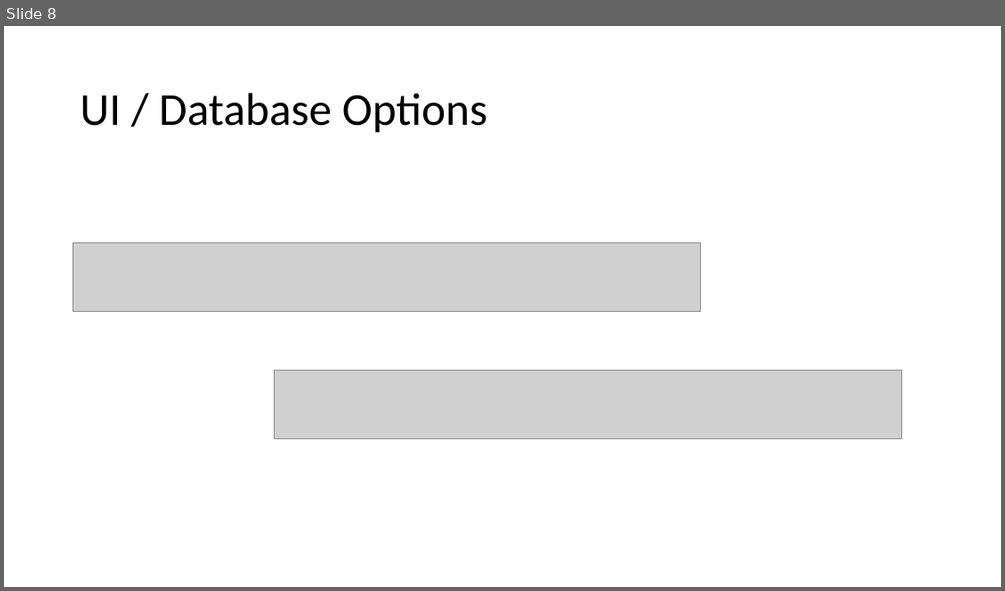
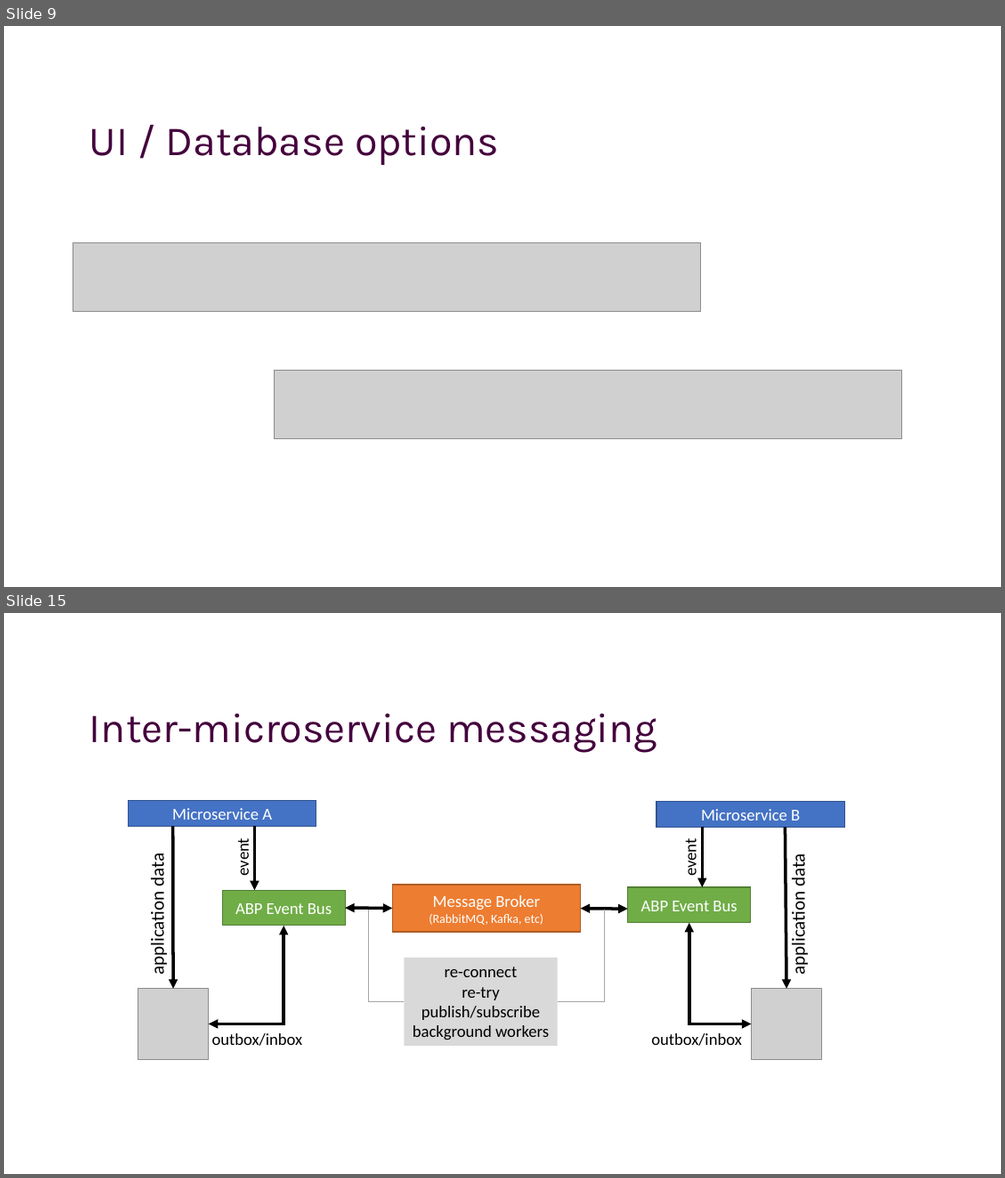
Before and after one commit to hikalkan/presentations, a slide deck: 2022-09-22 Dotnet Community Standup/ABP-Framework.pptx. Shown one above the other, each under a label of ours: slide 8 before the commit, slides 9 and 15 after it; the slides between them are not shown. The pictures are 1005x591 and 1005x1178 pixels, drawn with LibreOffice and Linux fonts; fonts in the diff are those of the drawing; grey boxes stand for pictures; background and template pictures are left out. Boxes give left, top, right and bottom in pixels: in the first picture for what was removed or moved away, otherwise in the second. Text is boxed around its words. In the diff, an @@ line names an element or a change of style, - is before the commit and + after.

```diff
--- a/2022-09-22 Dotnet Community Standup/ABP-Framework.pptx
+++ b/2022-09-22 Dotnet Community Standup/ABP-Framework.pptx
@@ slide 15 added at box(4, 613, 1001, 1174), background picture (left out) @@
@@ title added at box(89, 714, 657, 752), 40 pt, text #44013C @@
+Inter-microservice messaging
@@ rectangle added at box(128, 800, 316, 826), fill #4472C4, outline #325491 1 pt, 16 pt, text #FFFFFF @@
+Microservice A
@@ arrow added from (173, 826) to (173, 989), #000000 3 pt @@
@@ arrow added from (254, 826) to (254, 891), #000000 3 pt @@
@@ rectangle added at box(657, 801, 845, 827), fill #4472C4, outline #325491 1 pt, 16 pt, text #FFFFFF @@
+Microservice B
@@ text added at box(233, 842, 253, 875), 16 pt, text #000000 @@
+event
@@ text added at box(680, 843, 701, 876), 16 pt, text #000000 @@
+event
@@ arrow added from (703, 827) to (703, 887), #000000 3 pt @@
@@ arrow added from (785, 827) to (787, 989), #000000 3 pt @@
@@ text added at box(146, 856, 170, 972), 18 pt, text #000000 @@
+application data
@@ text added at box(787, 856, 810, 972), 18 pt, text #000000 @@
+application data
@@ rectangle added at box(222, 891, 345, 925), fill #70AD47, outline #538035 1 pt, 16 pt, text #FFFFFF @@
+ABP Event Bus
@@ rectangle added at box(392, 884, 581, 932), fill #ED7D31, outline #AF5C24 1 pt, 12 pt, text #FFFFFF @@
+Message Broker
+(RabbitMQ, Kafka, etc)
@@ rectangle added at box(628, 887, 751, 923), fill #70AD47, outline #538035 1 pt, 16 pt, text #FFFFFF @@
+ABP Event Bus
@@ elbow double arrow added from (283, 925) to (209, 1023), #000000 3 pt @@
@@ double arrow added from (345, 908) to (392, 908), #000000 3 pt @@
@@ elbow line added from (369, 909) to (404, 1002), #A6A6A6 1 pt @@
@@ elbow line added from (605, 909) to (558, 1002), #A6A6A6 1 pt @@
@@ double arrow added from (581, 908) to (628, 908), #000000 3 pt @@
@@ elbow double arrow added from (751, 1023) to (689, 923), #000000 3 pt @@
@@ rectangle added at box(404, 957, 558, 1046), fill #D9D9D9, 16 pt, text #000000 @@
+re-connect
+re-try
+publish/subscribe
+background workers
@@ picture added at box(138, 989, 208, 1059) @@
@@ picture added at box(751, 989, 821, 1059) @@
@@ text added at box(212, 1033, 303, 1046), 16 pt, text #000000 @@
+outbox/inbox
@@ text added at box(651, 1033, 742, 1046), 16 pt, text #000000 @@
+outbox/inbox
@@ what was slide 8 is now slide 9 @@
@@ slide 9 changed as well @@
@@ title at box(89, 127, 499, 165): text changed; size 44 to 40 pt; font Calibri to Karla; text colour #000000 to #44013C @@
-UI / Database Options
+UI / Database options
```
Also in this commit, not shown: 6 other slides changed, 18 other slides added, 1 slide removed, 2 other files.
